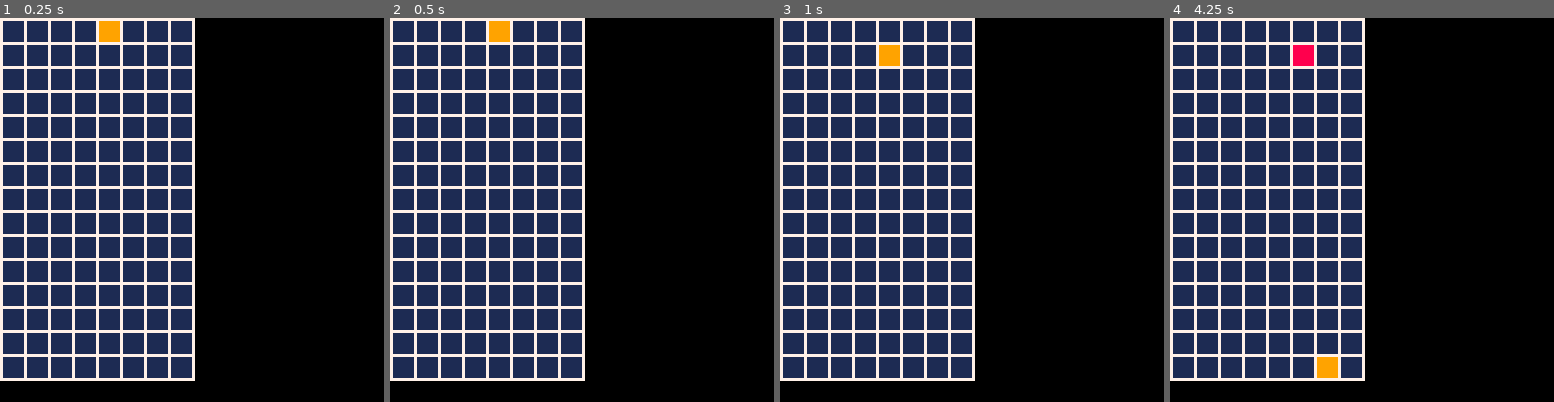
Above: before the commit, frames 1-4 (left to right).
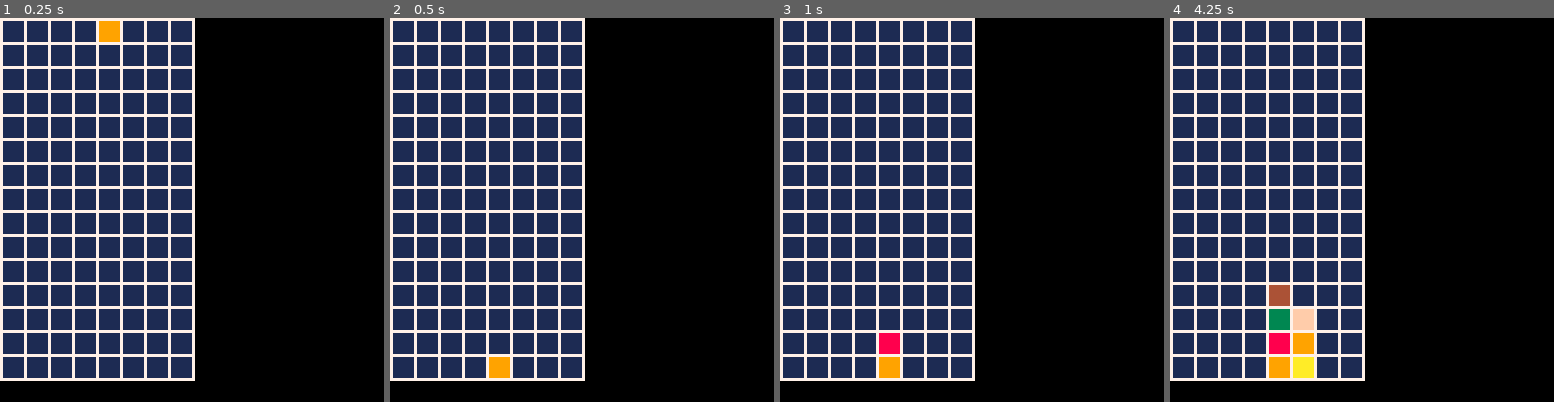
Above: after the commit, the same moments.

Repository: andrewedstrom/tetris-pico-8
Game: PICO-8 cartridge tetris.p8
The game is run twice, just before and just after one commit, with the same random seed, the same clock (stepped at 60 frames per second) and the same inputs.
Inputs:
- Up to frame 1 (0.25 s): no input
- Up to frame 2 (0.5 s): tap X (X key) at 0.33 s
- Up to frame 3 (1 s): tap O (Z key) at 0.7 s
- Up to frame 4 (4.25 s): tap X (X key) at 1.07, 1.85, 2.97, 4.08 s; hold Right 1.6-2.1 s; tap O (Z key) every 0.4 s from 1.7 to 4.1 s; hold Right 2.47-3.03 s; hold Left 3.08-3.58 s; hold Down 3.63-3.97 s; hold Right from 4.02 s (still down)

Frame 1 is identical in both runs. In frame 2, 0.6% of the frame differs, in the area x 25-32%, y 0-94%; in frame 3, 0.9%; in frame 4, 2.7%, in the area x 25-44%, y 7-94%.

Commit message:
Add ability to hard-drop blocks
also convert tabs to spaces

Diff:
--- a/tetris.p8
+++ b/tetris.p8
@@ -11,66 +11,77 @@
 local game_over
 
 function _init()
-	current_block=new_block()
+ current_block=new_block()
 
-	frame=0
-	gravity=20
-	bottom=128-(blk_size)
-	right_edge=(64-blk_size)
-	blocks={}
-	game_over=false
+ frame=0
+ gravity=20
+ bottom=128-(blk_size)
+ right_edge=(64-blk_size)
+ blocks={}
+ game_over=false
 end
 
 function _update()
-	if(not game_over) then
-		tick()
-		handle_input()
-	end
+ if(not game_over) then
+  tick()
+  handle_input()
+ end
 end
 
 function _draw()
-	cls()
-	map(0,0,0,0,128,128)
-	draw_block(current_block)
-	foreach(blocks, draw_block)
-	if (game_over) then
-		print("game over", 70, 24, 8)
-	end
+ cls()
+ map(0,0,0,0,128,128)
+ draw_block(current_block)
+ foreach(blocks, draw_block)
+ if (game_over) then
+  print("game over", 70, 24, 8)
+ end
 end
 
 function tick()
-	frame+=1
+ frame+=1
 
-	if (frame % gravity == 0) then
-		fall(current_block)
-	end
+ if (frame % gravity == 0) then
+  if (hit_bottom(current_block)) then
+   add(blocks, current_block)
+   current_block=new_block()
+   if (hit_bottom(current_block)) game_over=true
+  else
+   fall(current_block)
+  end
+ end
 end
 
 function handle_input()
-	if (btnp(0) and can_move_left(current_block)) then
-		current_block.x -= blk_size -- left
-	elseif (btnp(1) and can_move_right(current_block)) then
-		current_block.x+=blk_size -- right
-	end
-	if (btn(3)) fall(current_block)
+ if (btnp(0) and can_move_left(current_block)) then
+  current_block.x -= blk_size -- left
+ elseif (btnp(1) and can_move_right(current_block)) then
+  current_block.x+=blk_size -- right
+ elseif (btn(3)) then
+  fall(current_block)
+ elseif (btn(4) or btn(5)) then
+  hard_drop(current_block)
+ end
 end
 
 function fall(block)
-	if (hit_bottom(block)) then
-		add(blocks, current_block)
-		current_block=new_block()
-		if (hit_bottom(current_block)) game_over=true -- todo: there''s a bug here if you hit the top with a non center block
-	else
+ if (not hit_bottom(block)) then
   block.y+=blk_size
  end
 end
 
+function hard_drop(block)
+ repeat
+  fall(block)
+ until hit_bottom(block)
+end
+
 function hit_bottom(block)
-	local min_y=bottom
-	for b in all(blocks) do
-		if (b.x == block.x) min_y=min(min_y, b.y)
-	end
-	return block.y == min_y-blk_size
+ local min_y=bottom
+ for b in all(blocks) do
+  if (b.x == block.x) min_y=min(min_y, b.y)
+ end
+ return block.y == min_y-blk_size
 end
 
 function can_move_right(block)
@@ -94,11 +105,11 @@
 end
 
 function draw_block(block)
-	rectfill(block.x+1, block.y+1, block.x+blk_size-1, block.y+blk_size-1, block.color)
+ rectfill(block.x+1, block.y+1, block.x+blk_size-1, block.y+blk_size-1, block.color)
 end
 
 function new_block()
-	return {x=32, y=0, color=rnd(14)+2} -- no black blocks
+ return {x=32, y=0, color=rnd(14)+2} -- no black blocks
 end
 
 __gfx__
